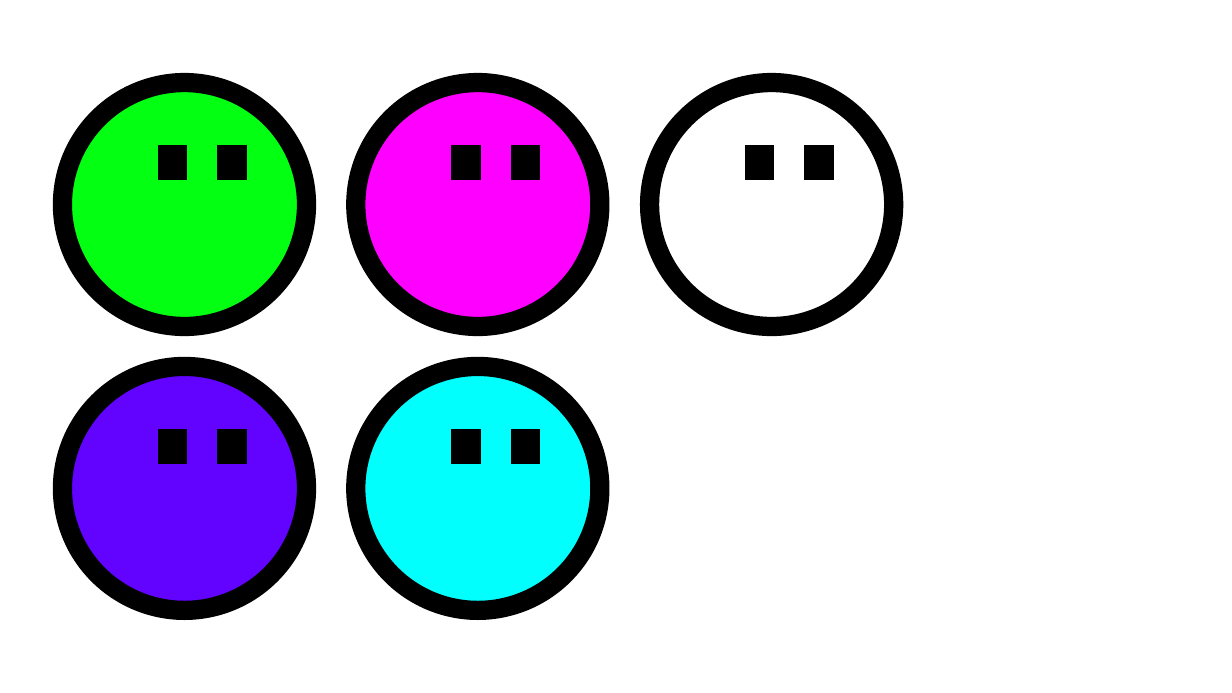
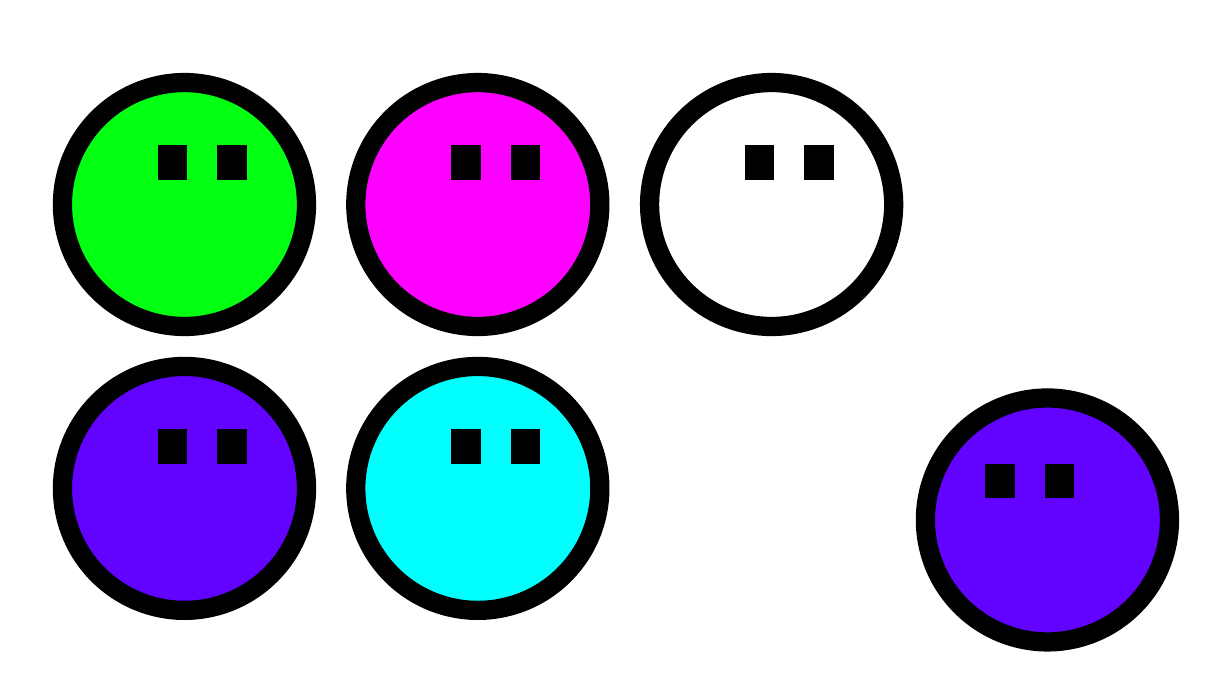
Before and after one commit to JoqTheJJ/IC-8048-Simulador_Virus, a slide deck: slide 6 of Documentacion/Creacion Sprites/Sprites.pptx. Drawn at 1232x693 pixels with LibreOffice and Linux fonts; fonts in the diff are those of the drawing. Boxes give left, top, right and bottom in pixels: in the first picture for what was removed or moved away, otherwise in the second. Text is boxed around its words. In the diff, an @@ line names an element or a change of style, - is before the commit and + after.

```diff
--- a/Documentacion/Creacion Sprites/Sprites.pptx
+++ b/Documentacion/Creacion Sprites/Sprites.pptx
@@ ellipse added at (926, 398, 1170, 642), fill #6203FF, outline #000000 15 pt @@
@@ rectangle added at (995, 473, 1006, 488), fill #6203FF, outline #000000 15 pt @@
@@ rectangle added at (1055, 473, 1065, 488), fill #6203FF, outline #000000 15 pt @@
```
Also in this commit, not shown: 5 slides added, 7 other files.
